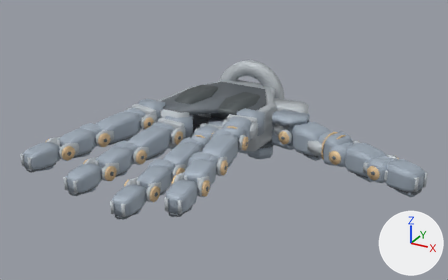
Before and after pictures for a commit that changed the glTF model assets/models/studio/helix15.glb.
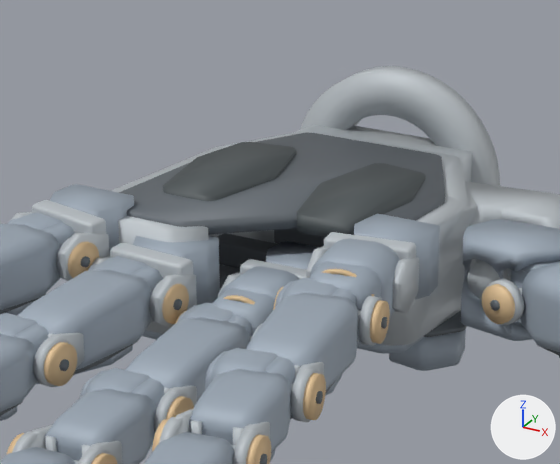
Each version appears first whole from a 50 mm camera at (0.208, -0.412, 0.167) aimed at (0.031, -0.09, 0.006), and next in a close-up on the part from 27% to 68% of the width and 14% to 68% of the height. The axes (+X, +Y, +Z) are drawn at lower right. The lights are the same throughout. The first two pictures are the older version. Where no turn or scale is listed for an object, it has been applied to the vertices.

In view in the first close-up: 'visual__central_palm__0', 'visual__central_palm__1', 'visual__central_palm__3', 'visual__central_palm__4', 'visual__index_middle__0', 'visual__index_proximal__0', 'visual__little_proximal__0', 'visual__middle_middle__0', 'visual__middle_proximal__0', 'visual__ring_proximal__0', 'visual__thumb_metacarpal__0', 'visual__thumb_oppose_link__1' and 42 more.
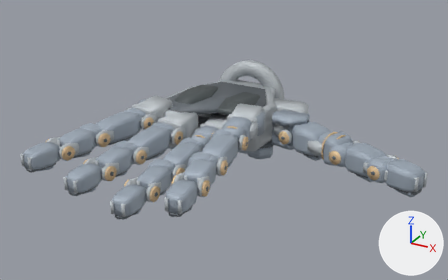
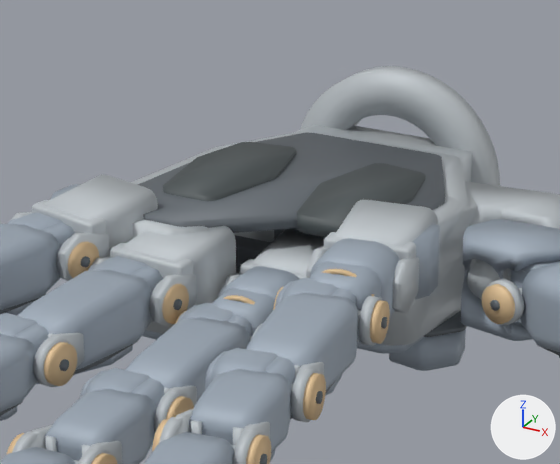
Boxes (x1, y1, x2, y2) around the edits, measured in the close-ups (560 x 464 px):
'visual__central_palm__0', reshaped: before (111, 66, 560, 346); after (42, 66, 560, 346)
part 1 of me_geometry_0, added: after (335, 200, 438, 246)
part 2 of me_geometry_0, added: after (251, 228, 325, 275)
part 3 of me_geometry_0, added: after (120, 226, 236, 305)
part 4 of me_geometry_0, added: after (42, 174, 158, 256)
'visual__central_palm__3', unchanged, covered by the edit: (50, 184, 466, 371) in both

Edits to the bpy script that builds the scene:
```text
Change me_geometry_0:
    used by ob_visual__central_palm__0; location = (0.0, -0.008, 0.0)
    remove me_geometry_0.from_pydata(...)  # 3678 vertices, 7264 faces; spans x -0.0388..0.061, y -0.072..0.0225, z -0.028..0.028
    add me_geometry_0.from_pydata(...)  # 3838 vertices, 7568 faces; spans x -0.0418..0.061, y -0.083..0.0225, z -0.028..0.028
    me_geometry_0 part 1: a new loose piece of 40 vertices spanning x 0.0204..0.0421, y -0.0635..-0.0417, z -0.0015..0.0175, in mat_material_0 (light grey #bcc2c7)
    me_geometry_0 part 2: a new loose piece of 40 vertices spanning x 0.0007..0.0207, y -0.0623..-0.0427, z -0.0125..0.0065, in mat_material_0 (light grey #bcc2c7)
    me_geometry_0 part 3: a new loose piece of 40 vertices spanning x -0.0201..0.0001, y -0.0816..-0.0614, z -0.0065..0.0125, in mat_material_0 (light grey #bcc2c7)
    me_geometry_0 part 4: a new loose piece of 40 vertices spanning x -0.0418..-0.0192, y -0.083..-0.0604, z -0.0005..0.0185, in mat_material_0 (light grey #bcc2c7)
```
